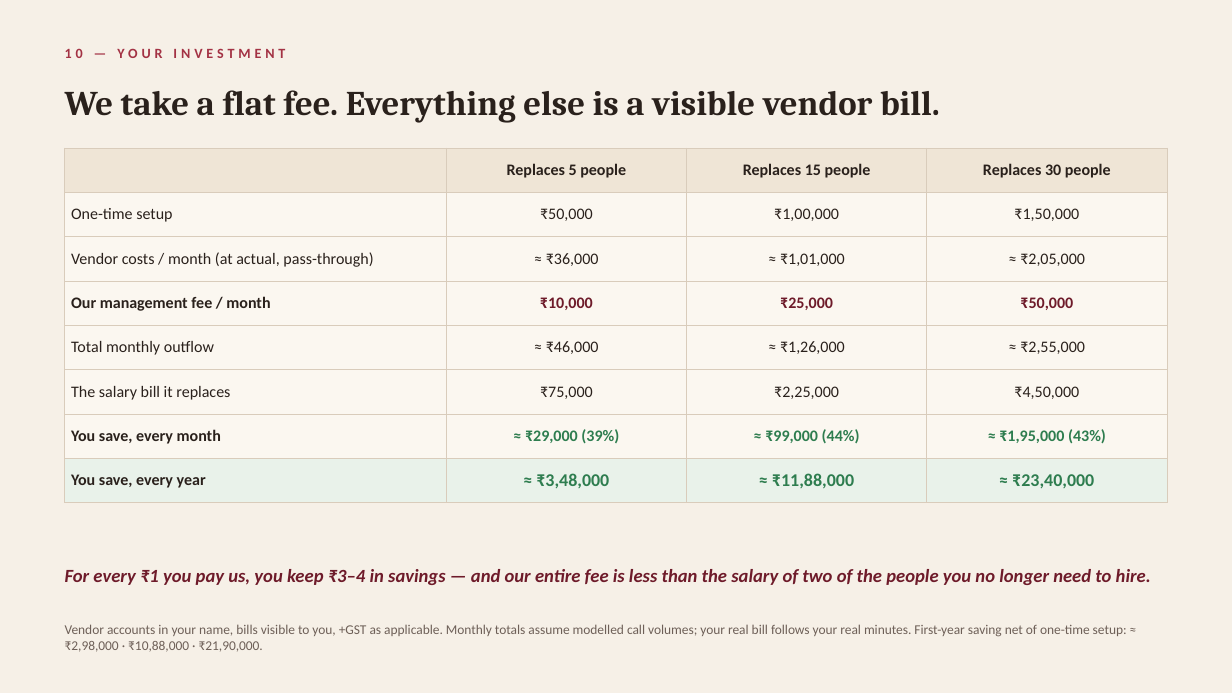
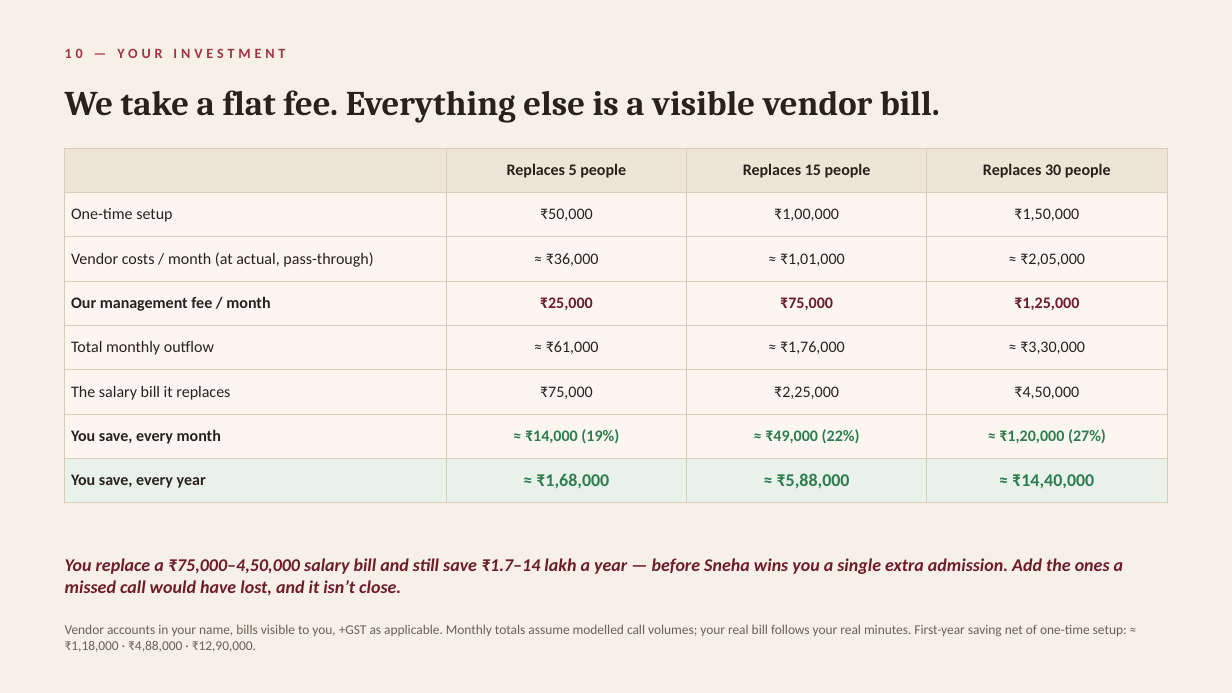
Before and after one commit to YeshwanthReddy1306/ai-agent, a slide deck: slide 11 of Admissions-AI-Pitch.pptx. Drawn at 1232x693 pixels with LibreOffice and Linux fonts; fonts in the diff are those of the drawing. Boxes give left, top, right and bottom in pixels: in the first picture for what was removed or moved away, otherwise in the second. Text is boxed around its words. In the diff, an @@ line names an element or a change of style, - is before the commit and + after.

```diff
--- a/Admissions-AI-Pitch.pptx
+++ b/Admissions-AI-Pitch.pptx
@@ table at (x1=65, y1=148, x2=1167, y2=492) @@
-row 4: Our management fee / month | ₹10,000 | ₹25,000 | ₹50,000
+row 4: Our management fee / month | ₹25,000 | ₹75,000 | ₹1,25,000
-row 5: Total monthly outflow | ≈ ₹46,000 | ≈ ₹1,26,000 | ≈ ₹2,55,000
+row 5: Total monthly outflow | ≈ ₹61,000 | ≈ ₹1,76,000 | ≈ ₹3,30,000
-row 7: You save, every month | ≈ ₹29,000 (39%) | ≈ ₹99,000 (44%) | ≈ ₹1,95,000 (43%)
+row 7: You save, every month | ≈ ₹14,000 (19%) | ≈ ₹49,000 (22%) | ≈ ₹1,20,000 (27%)
-row 8: You save, every year | ≈ ₹3,48,000 | ≈ ₹11,88,000 | ≈ ₹23,40,000
+row 8: You save, every year | ≈ ₹1,68,000 | ≈ ₹5,88,000 | ≈ ₹14,40,000
@@ text at (x1=65, y1=558, x2=1123, y2=596): text changed; size 14.5 to 14 pt @@
-For every ₹1 you pay us, you keep ₹3–4 in savings — and our entire fee is less than the salary of two of the people you no longer need to hire.
+You replace a ₹75,000–4,50,000 salary bill and still save ₹1.7–14 lakh a year — before Sneha wins you a single extra admission. Add the ones a missed call would have lost, and it isn’t close.
@@ text at (x1=65, y1=624, x2=1127, y2=652): text changed @@
-Vendor accounts in your name, bills visible to you, +GST as applicable. Monthly totals assume modelled call volumes; your real bill follows your real minutes. First-year saving net of one-time setup: ≈ ₹2,98,000 · ₹10,88,000 · ₹21,90,000.
+Vendor accounts in your name, bills visible to you, +GST as applicable. Monthly totals assume modelled call volumes; your real bill follows your real minutes. First-year saving net of one-time setup: ≈ ₹1,18,000 · ₹4,88,000 · ₹12,90,000.
```
Also in this commit, not shown: 1 other slide changed.
